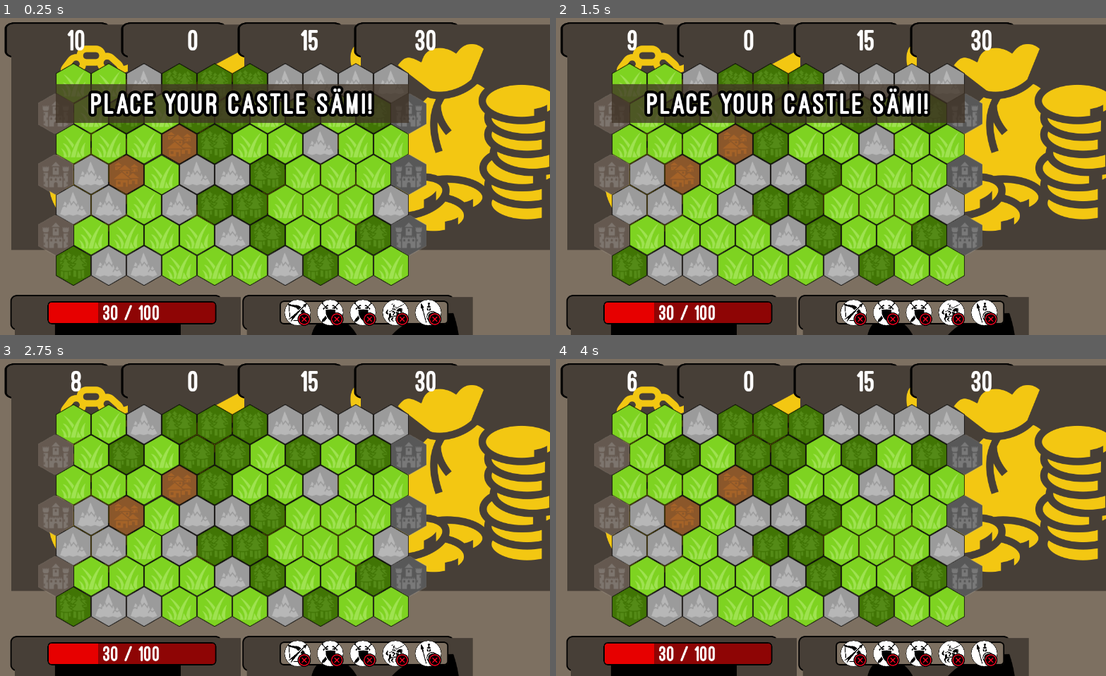
Above: before the commit, frames 1-4 (two rows, left to right).
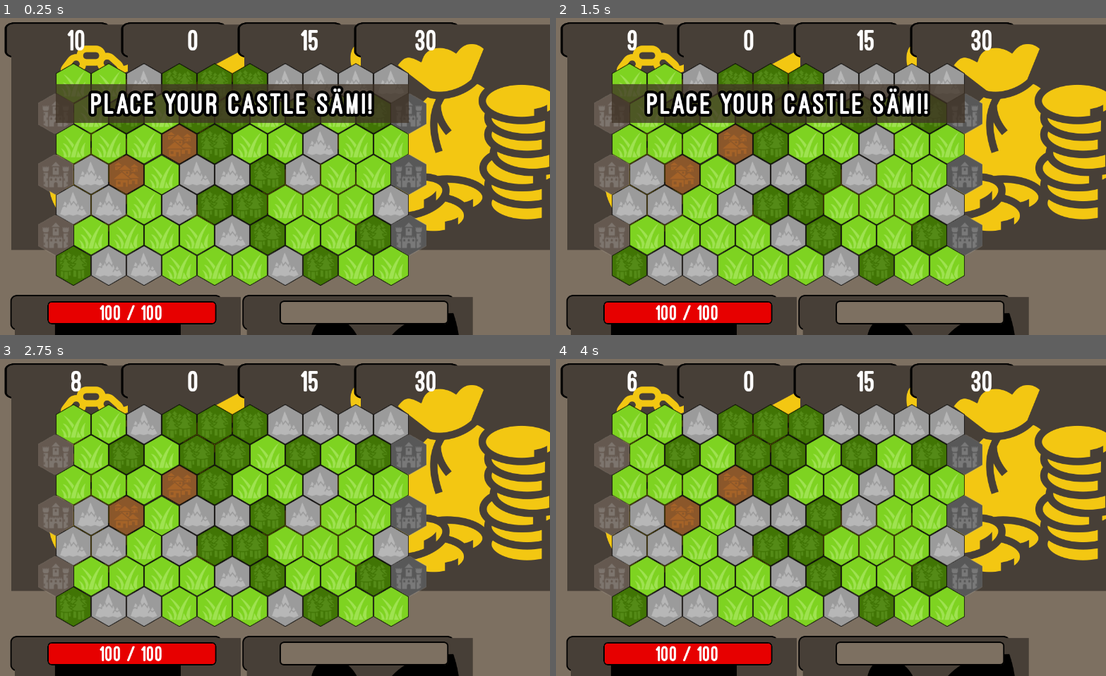
Above: after the commit, the same moments.

Repository: knobliibrot/the_battle_client
Game: Godot game, scene res://classes/controller/MainController.tscn
The game is run twice, just before and just after one commit, with the same random seed, the same clock (stepped at 60 frames per second) and the same inputs.
Inputs (mouse positions are in pixels of both pictures, inside the frame that each line leads up to):
- Up to frame 1 (0.25 s): no input
- Up to frame 2 (1.5 s): click (853, 312) at 0.52 s; click (627, 84) at 1.25 s
- Up to frame 3 (2.75 s): click (110, 425) at 2 s
- Up to frame 4 (4 s): click (699, 425) at 2.75 s; click (737, 425) at 3.5 s

The runs differ from the first frame. In frame 1, 3.5% of the frame differs, in the area x 17-81%, y 43-98%; in frame 2, 3.5%; in frame 3, 3.5%; in frame 4, 3.5%.

Commit message:
healthbar and queue

Diff:
--- a/Code/classes/game/controller/Gamelogic.gd
+++ b/Code/classes/game/controller/Gamelogic.gd
@@ -239,9 +239,6 @@
 func get_battlefield_map() -> Array:
 	return battlefield_map
 
-func _on_TimeBox_timeout():
-	get_parent().get_node("$Top/TopBar/TimeBox").stop_timer()
-
 func _on_Battlefield_castle_choosen(position: Vector2):
 	set_castle(position, false)
 
@@ -253,7 +250,7 @@
 	# TODO: gui
 	emit_signal("turn_finished", false)
 
-func _on_CreateTroopButton_create_troop(troop_type: int):
+func _on_TroopButton_create_troop(troop_type: int):
 	if actual_player.gold >= TroopType.PRICE[troop_type]:
 		#check if someone is in castle
 		var troop = battlefield_map[actual_player.castle_position.y][actual_player.castle_position.x].create_troop(troop_type)
--- a/Code/classes/game/model/Player.gd
+++ b/Code/classes/game/model/Player.gd
@@ -24,7 +24,7 @@
 	var queue_size: int = queue.size()
 	if queue_size < GameParameters.QUEUE_SIZE:
 		queue.resize(queue_size + 1)
-		queue[queue_size-1] = troop_type
+		queue[queue_size] = troop_type
 		return true
 	else:
 		return false
--- a/Code/classes/game/model/TroopType.gd
+++ b/Code/classes/game/model/TroopType.gd
@@ -25,3 +25,11 @@
 TroopTypeEnum.KNIGHT : "res://classes/game/view/troops/RedKnightTroop.tscn",
 TroopTypeEnum.CATAPULT : "res://classes/game/view/troops/RedCatapultTroop.tscn"
 }
+
+const SCENE_QUEUE = {
+TroopTypeEnum.SWORDSMAN : "res://classes/game/view/buttons/queue/SwordsmanQueueButton.tscn",
+TroopTypeEnum.SPEARMAN : "res://classes/game/view/buttons/queue/SpearmanQueueButton.tscn",
+TroopTypeEnum.ARCHER : "res://classes/game/view/buttons/queue/ArcherQueueButton.tscn",
+TroopTypeEnum.KNIGHT : "res://classes/game/view/buttons/queue/KnightQueueButton.tscn",
+TroopTypeEnum.CATAPULT : "res://classes/game/view/buttons/queue/CatapultQueueButton.tscn"
+}
--- a/Code/classes/game/view/Battelfield.gd
+++ b/Code/classes/game/view/Battelfield.gd
@@ -39,3 +39,7 @@
 
 func _on_Field_castle_choosen(position :Vector2) -> void:
 	emit_signal("castle_choosen", position)
+
+
+func _on_ArcherButton_create_troop():
+	pass # Replace with function body.
--- a/Code/classes/game/view/Playground.gd
+++ b/Code/classes/game/view/Playground.gd
@@ -8,6 +8,13 @@
 	$UI/Top/TopBar/GoldBox/NinePatchRect/Label.text = str(player.gold)
 	$UI/Top/TopBar/IncomeBox/NinePatchRect/Label.text =  str(player.income)
 	$UI/Top/TopBar/SalaryBox/NinePatchRect/Label.text =  str(player.salary)
+	$UI/Bottom/BottomBar/QueueBar.clear_queue()
+	for item in player.queue:
+		$UI/Bottom/BottomBar/QueueBar.add(item)
+	$UI/Bottom/BottomBar/HealthBar/Background/HealthBox.update_health(player.castle_health)
+
+func add_to_queue(player_type: int) -> void:
+	$UI/Bottom/BottomBar/QueueBar.add(player_type)
 
 func start_timer_with_message(message: String, seconds: float, finish_signal: String) -> void:
 	show_message(message, GameParameters.MESSAGE_SHOW_TIME)
@@ -27,6 +34,7 @@
 func stop_timer():
 	$UI/Top/TopBar/TimeBox.stop_timer()
 
+
 func activate_castle_mode(is_player1: bool) -> void:
 	var castle_fields: Array
 	if is_player1:
--- a/Code/classes/game/view/Playground.tscn
+++ b/Code/classes/game/view/Playground.tscn
@@ -149,6 +149,7 @@
 margin_right = 1063.0
 
 [node name="Battlefield" type="Node" parent="."]
+editor/display_folded = true
 script = ExtResource( 13 )
 
 [node name="1-0" parent="Battlefield" instance=ExtResource( 14 )]
@@ -411,13 +412,6 @@
 margin_right = 760.0
 margin_bottom = 401.0
 
-[node name="grass" type="Sprite" parent="Battlefield/14-3"]
-position = Vector2( 40, 46 )
-texture = ExtResource( 17 )
-__meta__ = {
-"_edit_lock_": true
-}
-
 [node name="16-3" parent="Battlefield" instance=ExtResource( 14 )]
 margin_left = 760.0
 margin_top = 310.0
@@ -650,9 +644,9 @@
 script = ExtResource( 18 )
 [connection signal="set_castle_timer_finished" from="UI/Top/TopBar/TimeBox" to="Gamelogic" method="_on_TimeBox_set_castle_timer_finished"]
 [connection signal="turn_finished" from="UI/Top/TopBar/TimeBox" to="Gamelogic" method="_on_TimeBox_turn_finished"]
-[connection signal="create_troop" from="UI/Right/RightBar/SwordsmanButton" to="Gamelogic" method="_on_CreateTroopButton_create_troop"]
-[connection signal="create_troop" from="UI/Right/RightBar/SpearmanButton" to="Gamelogic" method="_on_CreateTroopButton_create_troop"]
-[connection signal="create_troop" from="UI/Right/RightBar/ArcherButton" to="Gamelogic" method="_on_CreateTroopButton_create_troop"]
-[connection signal="create_troop" from="UI/Right/RightBar/KnightButton" to="Gamelogic" method="_on_CreateTroopButton_create_troop"]
-[connection signal="create_troop" from="UI/Right/RightBar/CatapultButton" to="Gamelogic" method="_on_CreateTroopButton_create_troop"]
+[connection signal="create_troop" from="UI/Right/RightBar/SwordsmanButton" to="Gamelogic" method="_on_TroopButton_create_troop"]
+[connection signal="create_troop" from="UI/Right/RightBar/SpearmanButton" to="Gamelogic" method="_on_TroopButton_create_troop"]
+[connection signal="create_troop" from="UI/Right/RightBar/ArcherButton" to="Gamelogic" method="_on_TroopButton_create_troop"]
+[connection signal="create_troop" from="UI/Right/RightBar/KnightButton" to="Gamelogic" method="_on_TroopButton_create_troop"]
+[connection signal="create_troop" from="UI/Right/RightBar/CatapultButton" to="Gamelogic" method="_on_TroopButton_create_troop"]
 [connection signal="castle_choosen" from="Battlefield" to="Gamelogic" method="_on_Battlefield_castle_choosen"]
--- /dev/null
+++ b/Code/classes/game/view/bars/HealthBox.gd
@@ -0,0 +1,5 @@
+extends MarginContainer
+
+func update_health(health: int) -> void:
+	$Health.value = health
+	$Label.text = str(health) + " / " + str(GameParameters.DEFAULT_CASTLE_HEALTH)
--- a/Code/classes/game/view/bars/HealthBox.tscn
+++ b/Code/classes/game/view/bars/HealthBox.tscn
@@ -1,8 +1,9 @@
-[gd_scene load_steps=4 format=2]
+[gd_scene load_steps=5 format=2]
 
-[ext_resource path="res://artifacts/graphics/gui/boxes/textures/healthbox.png" type="Texture" id=1]
-[ext_resource path="res://artifacts/graphics/gui/boxes/textures/healthbox_filling.png" type="Texture" id=2]
-[ext_resource path="res://artifacts/fonts/ostrichsans_gui_medium.tres" type="DynamicFont" id=3]
+[ext_resource path="res://classes/game/view/bars/HealthBox.gd" type="Script" id=1]
+[ext_resource path="res://artifacts/graphics/gui/boxes/textures/healthbox.png" type="Texture" id=2]
+[ext_resource path="res://artifacts/graphics/gui/boxes/textures/healthbox_filling.png" type="Texture" id=3]
+[ext_resource path="res://artifacts/fonts/ostrichsans_gui_medium.tres" type="DynamicFont" id=4]
 
 [node name="HealthBox" type="MarginContainer"]
 anchor_left = 1.0
@@ -16,6 +17,7 @@
 custom_constants/margin_top = 13
 custom_constants/margin_left = 13
 custom_constants/margin_bottom = 13
+script = ExtResource( 1 )
 
 [node name="Health" type="TextureProgress" parent="."]
 margin_left = 13.0
--- /dev/null
+++ b/Code/classes/game/view/bars/QueueBar.gd
@@ -0,0 +1,8 @@
+extends MarginContainer
+
+func add(player_type: int) -> void:
+	$Background/QueueBox/MarginContainer2/Queue.add_child(load(TroopType.SCENE_QUEUE[player_type]).instance(), false)
+
+func clear_queue() -> void:
+	for item in $Background/QueueBox/MarginContainer2/Queue.get_children():
+		$Background/QueueBox/MarginContainer2/Queue.remove_child(item)
--- a/Code/classes/game/view/bars/QueueBar.tscn
+++ b/Code/classes/game/view/bars/QueueBar.tscn
@@ -1,38 +1,16 @@
-[gd_scene load_steps=8 format=2]
+[gd_scene load_steps=5 format=2]
 
 [ext_resource path="res://classes/game/view/bars/InfoBar.tscn" type="PackedScene" id=1]
-[ext_resource path="res://artifacts/graphics/gui/boxes/queue.svg" type="Texture" id=2]
-[ext_resource path="res://artifacts/graphics/gui/boxes/textures/queuebox.png" type="Texture" id=3]
-[ext_resource path="res://classes/game/view/buttons/queue/ArcherQueueButton.tscn" type="PackedScene" id=4]
-[ext_resource path="res://classes/game/view/buttons/queue/SwordsmanQueueButton.tscn" type="PackedScene" id=5]
-[ext_resource path="res://classes/game/view/buttons/queue/KnightQueueButton.tscn" type="PackedScene" id=6]
-[ext_resource path="res://classes/game/view/buttons/queue/SpearmanQueueButton.tscn" type="PackedScene" id=7]
-
-
-
-
-
-
-
-
-
-
-
-
-
-
-
-
-
-
-
-
+[ext_resource path="res://classes/game/view/bars/QueueBar.gd" type="Script" id=2]
+[ext_resource path="res://artifacts/graphics/gui/boxes/queue.svg" type="Texture" id=3]
+[ext_resource path="res://artifacts/graphics/gui/boxes/textures/queuebox.png" type="Texture" id=4]
 
 [node name="QueueBar" instance=ExtResource( 1 )]
+script = ExtResource( 2 )
 
 [node name="Symbol" parent="Background" index="0"]
 margin_right = 81.0
-texture = ExtResource( 2 )
+texture = ExtResource( 3 )
 
 [node name="QueueBox" type="MarginContainer" parent="Background" index="1"]
 anchor_left = 1.0
@@ -73,21 +51,3 @@
 margin_left = 6.0
 margin_right = 383.0
 margin_bottom = 70.0
-
-[node name="ArcherQueueButton" parent="Background/QueueBox/MarginContainer2/Queue" index="0" instance=ExtResource( 4 )]
-
-[node name="SwordsmanQueueButton" parent="Background/QueueBox/MarginContainer2/Queue" index="1" instance=ExtResource( 5 )]
-margin_left = 74.0
-margin_right = 144.0
-
-[node name="SwordsmanQueueButton2" parent="Background/QueueBox/MarginContainer2/Queue" index="2" instance=ExtResource( 5 )]
-margin_left = 148.0
-margin_right = 218.0
-
-[node name="KnightQueueButton" parent="Background/QueueBox/MarginContainer2/Queue" index="3" instance=ExtResource( 6 )]
-margin_left = 222.0
-margin_right = 292.0
-
-[node name="SpearmanQueueButton" parent="Background/QueueBox/MarginContainer2/Queue" index="4" instance=ExtResource( 7 )]
-margin_left = 296.0
-margin_right = 366.0
--- a/Code/classes/game/view/fields/Field.gd
+++ b/Code/classes/game/view/fields/Field.gd
@@ -27,7 +27,7 @@
 func create_troop(troop_type: int) -> Field:
 	var troop = load(TroopType.SCENE_BLUE[troop_type]).instance()
 	add_child(troop, true)
-	return self
+	return troop
 
 func copy_data(old_node: Node) -> void:
 	set_name(old_node.get_name())
Not shown: 1 places in Code/classes/game/view/bars/HealthBox.tscn that only renumber resources
Not shown: 1 places in Code/classes/game/view/bars/QueueBar.tscn that only renumber resources
Not shown, removed: Documentation/~$itepaper.docx
